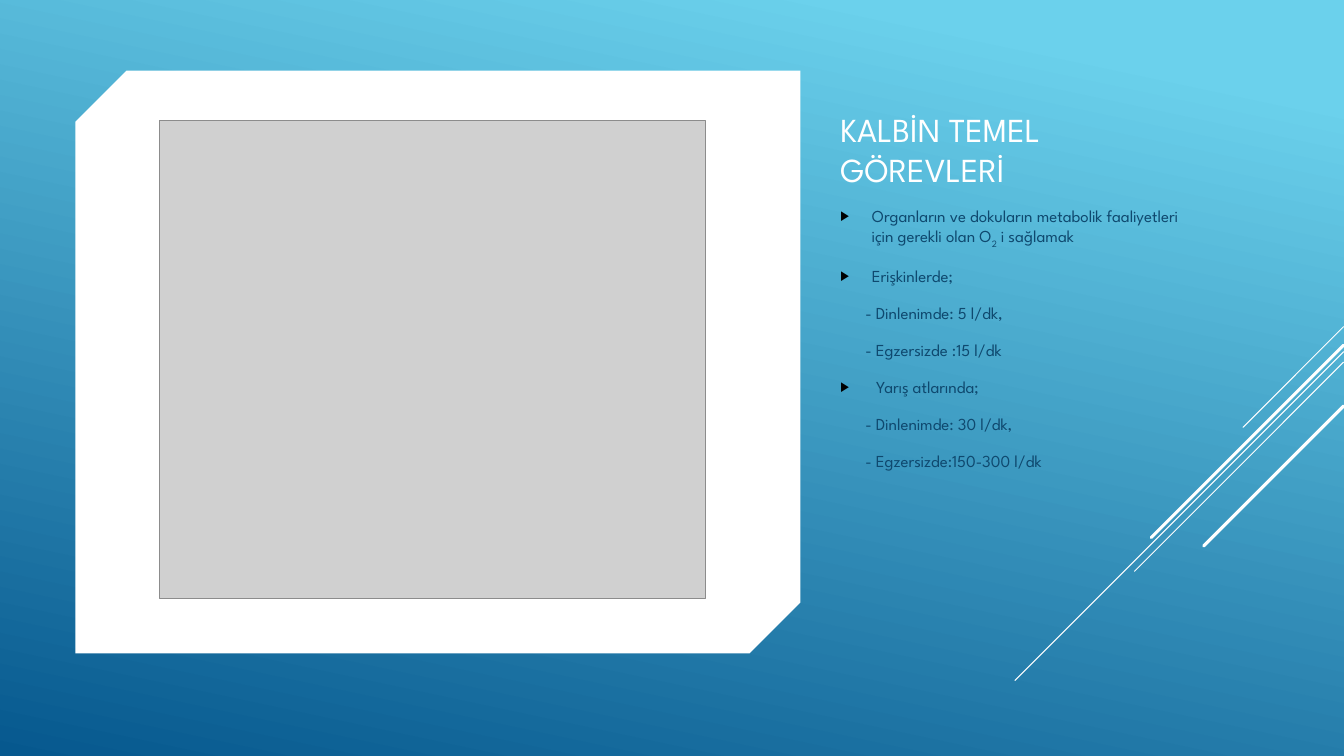
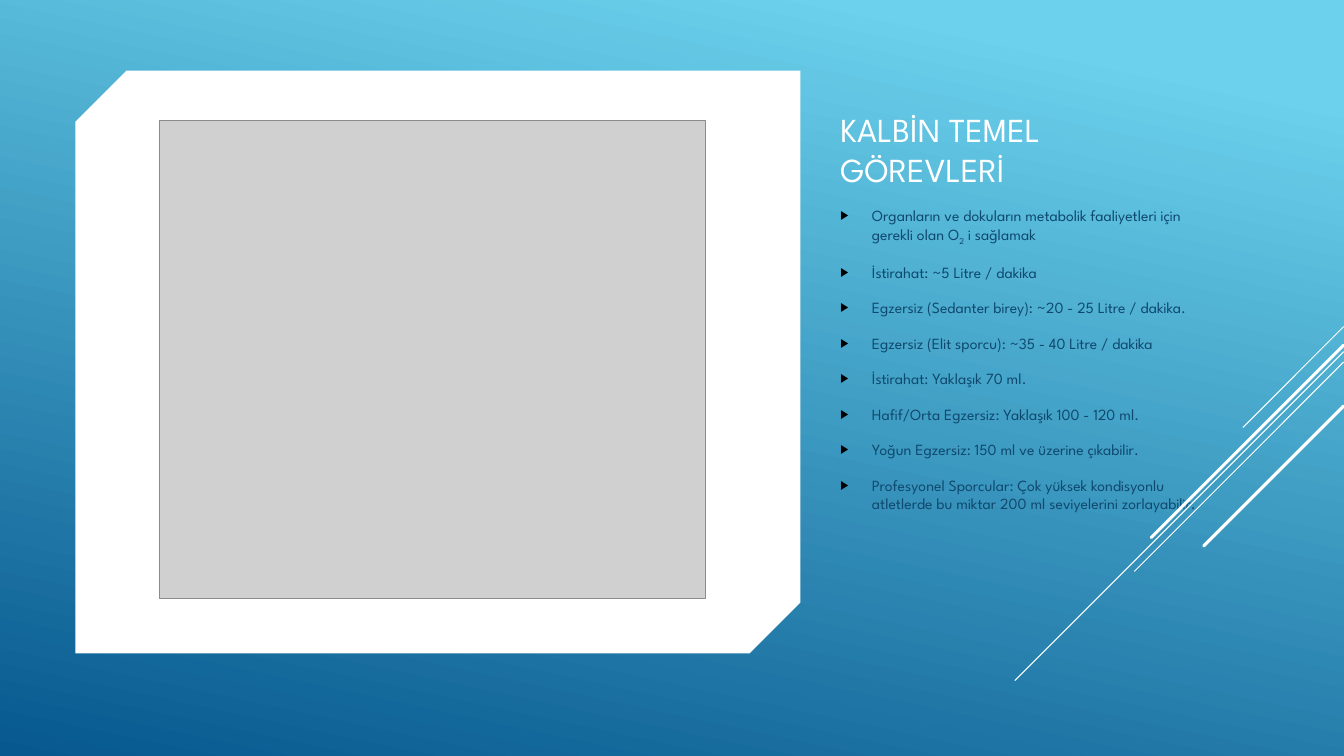
Before and after one commit to karakasmf/Medical-Electronic, a slide deck: slide 3 of elektrokardiogram.pptx. Drawn at 1344x756 pixels with LibreOffice and Linux fonts; fonts in the diff are those of the drawing; grey boxes stand for pictures. Boxes give left, top, right and bottom in pixels: in the first picture for what was removed or moved away, otherwise in the second. Text is boxed around its words. In the diff, an @@ line names an element or a change of style, - is before the commit and + after.

```diff
--- a/elektrokardiogram.pptx
+++ b/elektrokardiogram.pptx
@@ text at [872, 210, 1181, 243]: size 12 to 11.1 pt in "Organların ve dokuların metabolik faaliyetleri için gerekli ..." @@
@@ text at [872, 265, 1196, 515]: text changed; size 12 to 11.1 pt @@
-▶ Erişkinlerde;
-- Dinlenimde: 5 l/dk,
-- Egzersizde :15 l/dk
-▶ Yarış atlarında;
-- Dinlenimde: 30 l/dk,
-- Egzersizde:150-300 l/dk
+▶ İstirahat: ~5 Litre / dakika
+▶ Egzersiz (Sedanter birey): ~20 - 25 Litre / dakika.
+▶ Egzersiz (Elit sporcu): ~35 - 40 Litre / dakika
+▶ İstirahat: Yaklaşık 70 ml.
+▶ Hafif/Orta Egzersiz: Yaklaşık 100 - 120 ml.
+▶ Yoğun Egzersiz: 150 ml ve üzerine çıkabilir.
+▶ Profesyonel Sporcular: Çok yüksek kondisyonlu atletlerde bu miktar 200 ml seviyelerini zorlayabilir.
```
